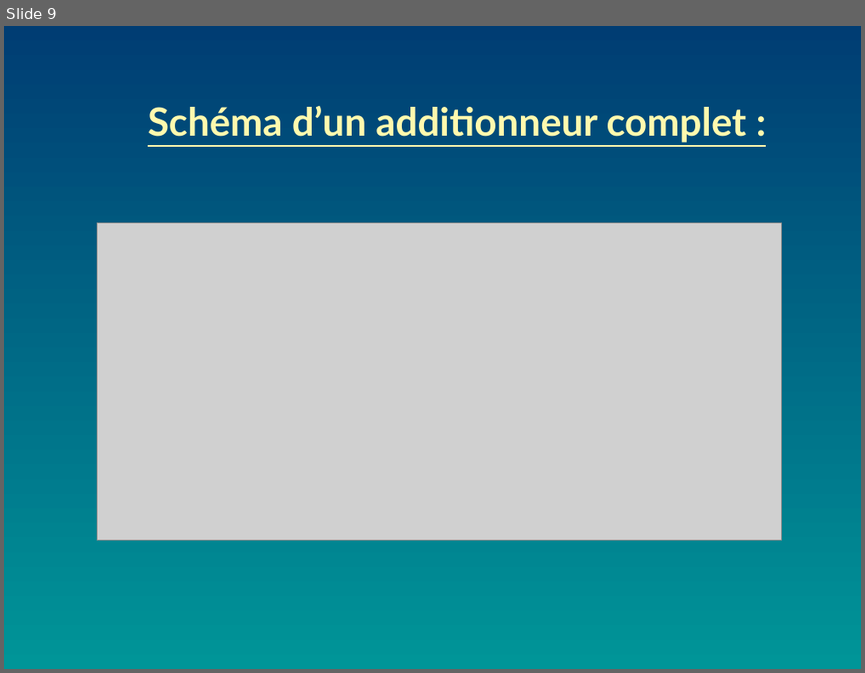
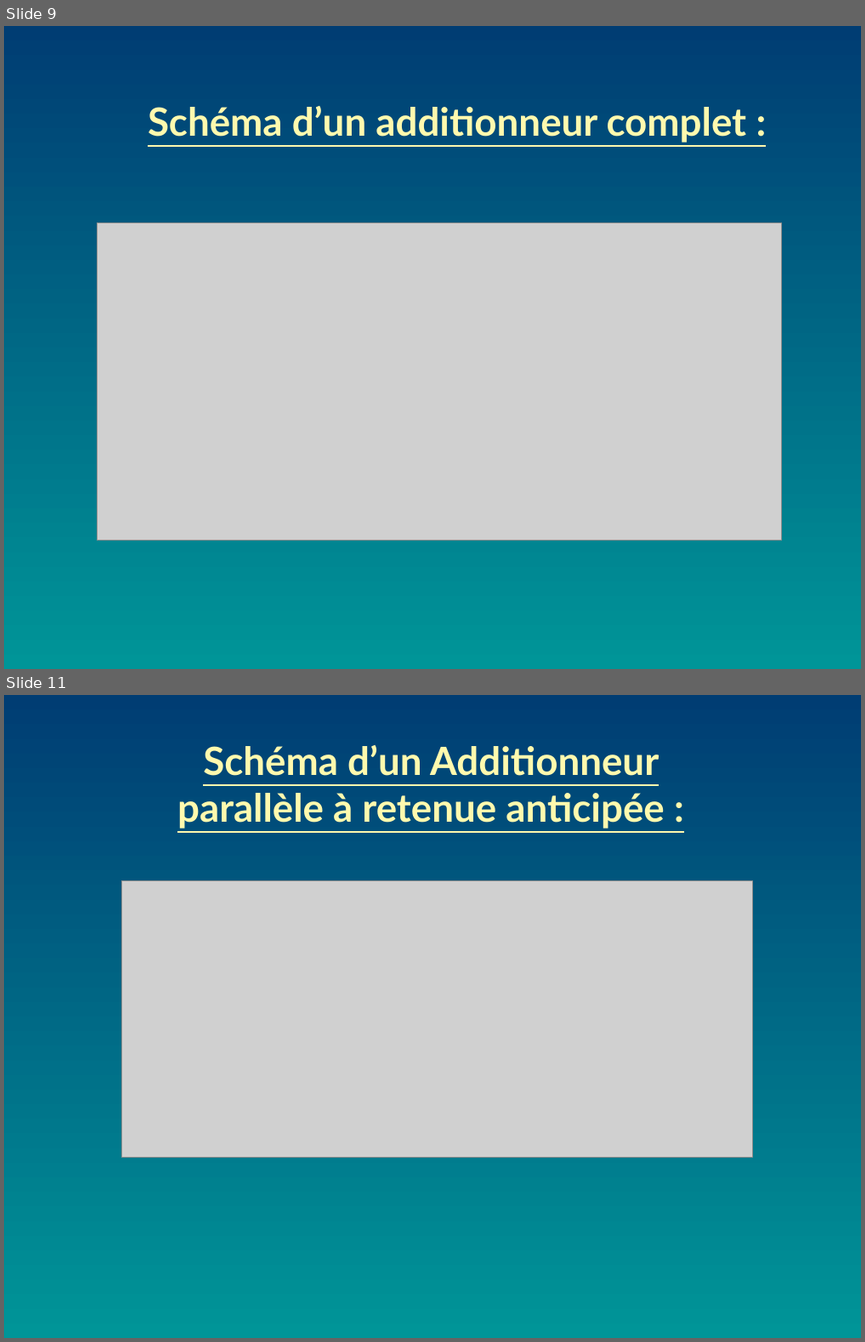
Before and after one commit to C4ST0R/Additionneurs-Presentation, a slide deck: circuitsadditionneursbinaires.odp. Shown one above the other, each under a label of ours: slide 9 before the commit, slides 9 and 11 after it; the slides between them are not shown. The pictures are 865x673 and 865x1342 pixels, drawn with LibreOffice and Linux fonts; fonts in the diff are those of the drawing; grey boxes stand for pictures. Boxes give left, top, right and bottom in pixels: in the first picture for what was removed or moved away, otherwise in the second. Text is boxed around its words. In the diff, an @@ line names an element or a change of style, - is before the commit and + after.

```diff
--- a/circuitsadditionneursbinaires.odp
+++ b/circuitsadditionneursbinaires.odp
@@ slide 11 added at [4, 695, 861, 1338], background gradient #003D73 to #009598 @@
@@ text added at [177, 745, 664, 828], 36 pt, text #FFF9AE, bold, underline @@
+Schéma d’un Additionneur parallèle à retenue anticipée :
@@ picture added at [121, 881, 752, 1157] @@
```
Also in this commit, not shown: 2 slides changed, 2 other slides added.
